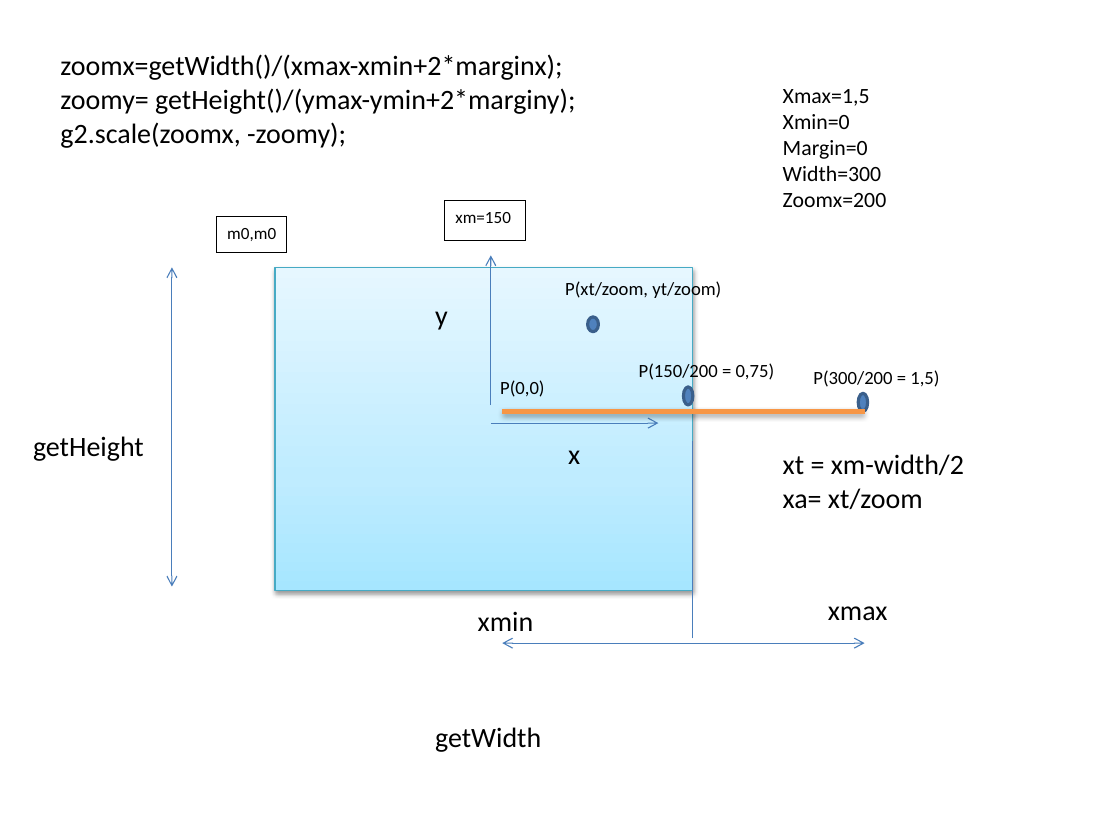
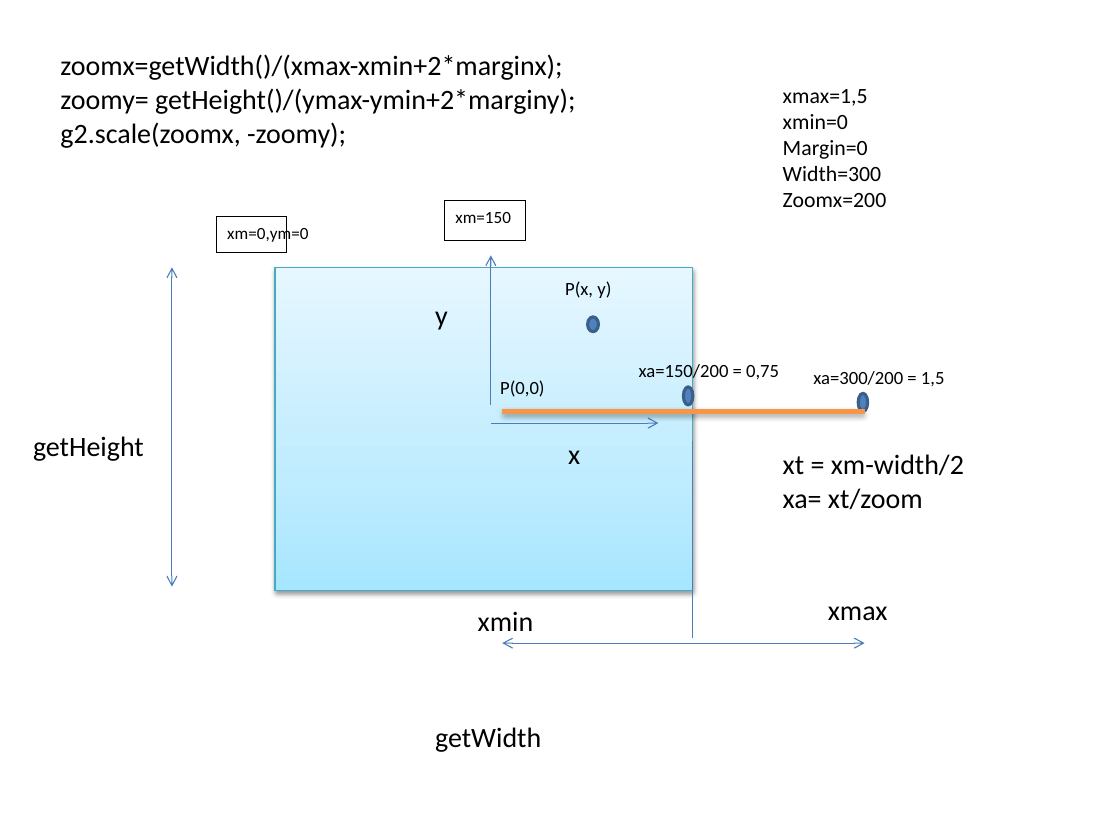
Before and after one commit to ckl67/PAC-Tool, a slide deck: slide 32 of prog_help/pac-tool help draw.pptx (slide 19 before the commit). Drawn at 1120x840 pixels with LibreOffice and Linux fonts; fonts in the diff are those of the drawing. Boxes give left, top, right and bottom in pixels: in the first picture for what was removed or moved away, otherwise in the second. Text is boxed around its words. In the diff, an @@ line names an element or a change of style, - is before the commit and + after.

```diff
--- a/prog_help/pac-tool help draw.pptx
+++ b/prog_help/pac-tool help draw.pptx
@@ text at bbox=[783, 89, 868, 129]: text changed @@
-Xmax=1,5
-Xmin=0
+xmax=1,5
+xmin=0
@@ text in rectangle at bbox=[227, 225, 308, 244]: text changed @@
-m0,m0
+xm=0,ym=0
@@ text at bbox=[565, 281, 611, 298]: text changed @@
-P(xt/zoom, yt/zoom)
+P(x, y)
@@ text at bbox=[639, 362, 779, 383]: text changed @@
-P(150/200 = 0,75)
+xa=150/200 = 0,75
@@ text at bbox=[813, 371, 945, 386]: text changed @@
-P(300/200 = 1,5)
+xa=300/200 = 1,5
```
Also in this commit, not shown: 4 other slides changed, 23 slides added, 11 slides removed, 14 other files.
